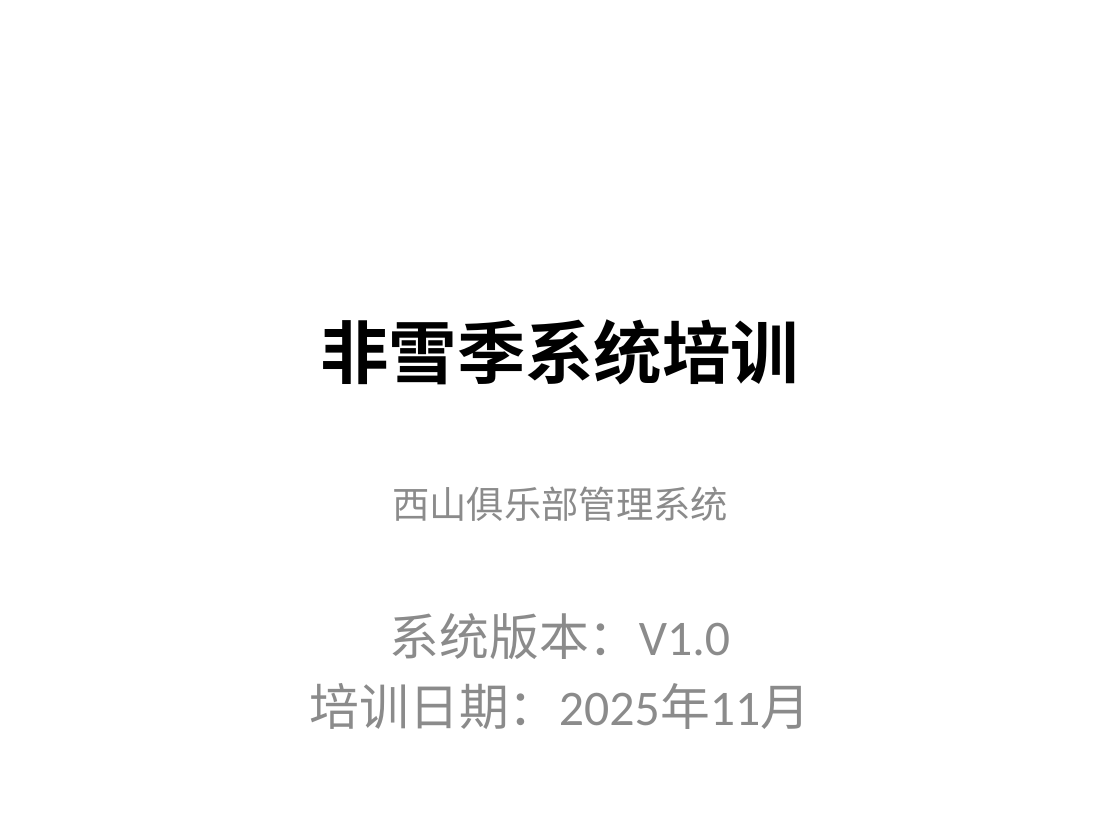
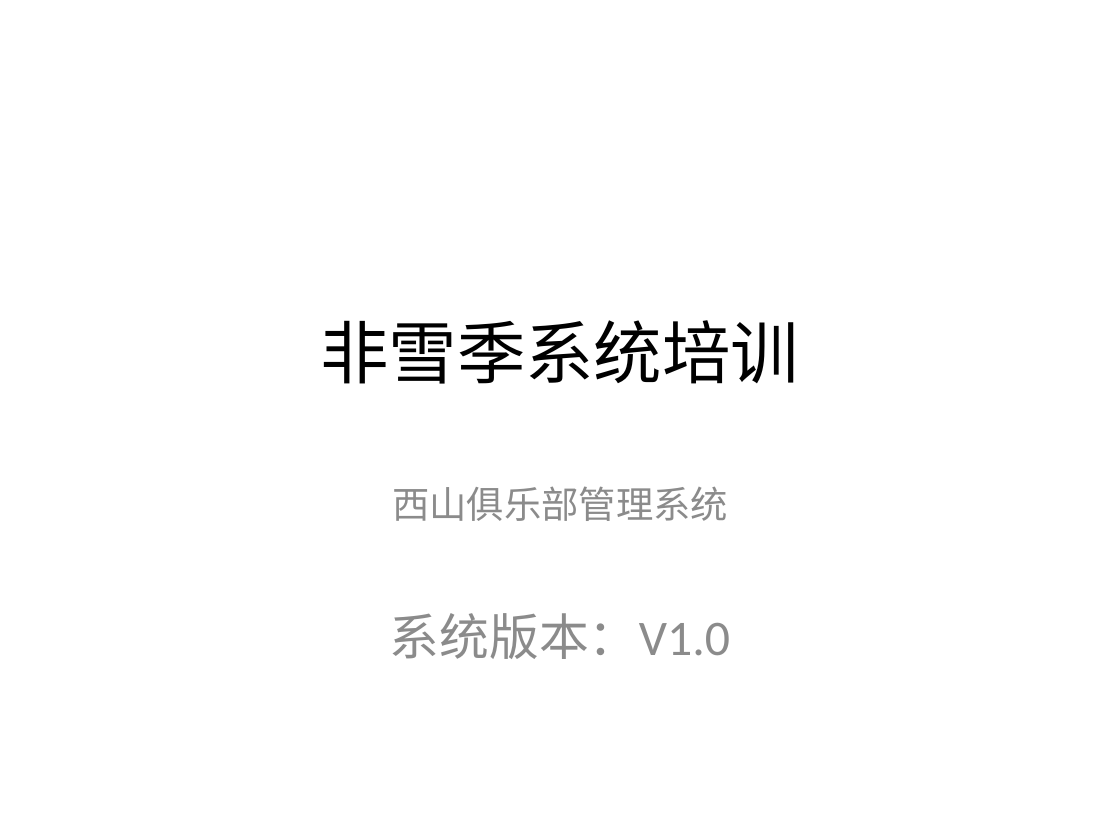
Before and after one commit to ctrlaomao/bjstarfish, a slide deck: slide 1 of 非雪季系统培训PPT.pptx. Drawn at 1120x840 pixels with LibreOffice and Linux fonts; fonts in the diff are those of the drawing. Boxes give left, top, right and bottom in pixels: in the first picture for what was removed or moved away, otherwise in the second. Text is boxed around its words. In the diff, an @@ line names an element or a change of style, - is before the commit and + after.

```diff
--- a/非雪季系统培训PPT.pptx
+++ b/非雪季系统培训PPT.pptx
@@ title "非雪季系统培训" at [320, 320, 799, 384]: bold off @@
@@ subtitle at [310, 683, 810, 729]: paragraph removed @@
-培训日期：2025年11月
```
Also in this commit, not shown: 9 other slides changed, 9 slides removed, 1 other file.
